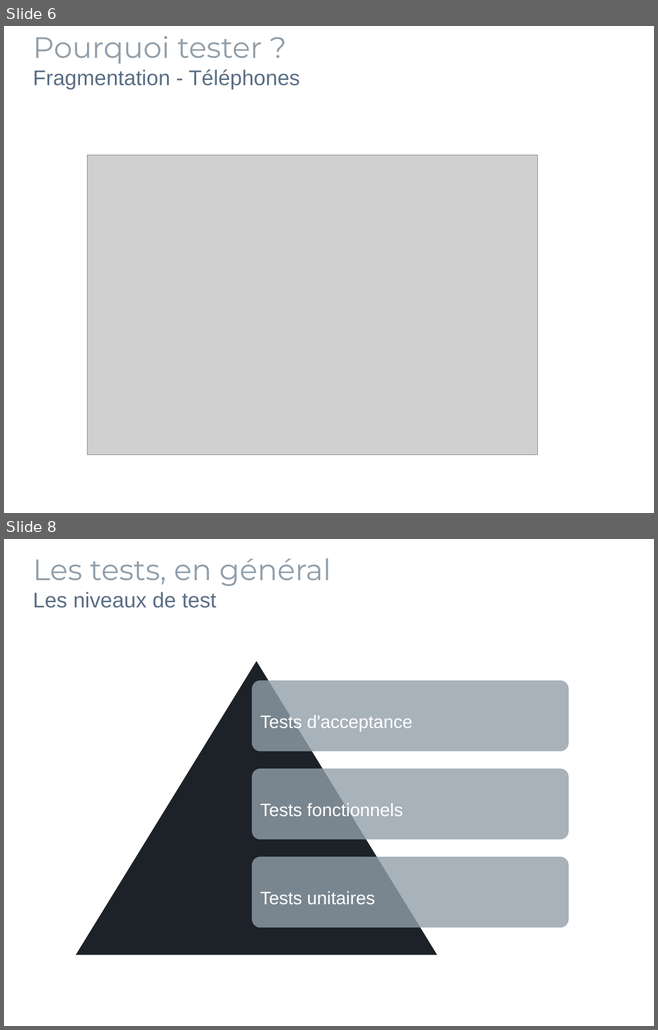
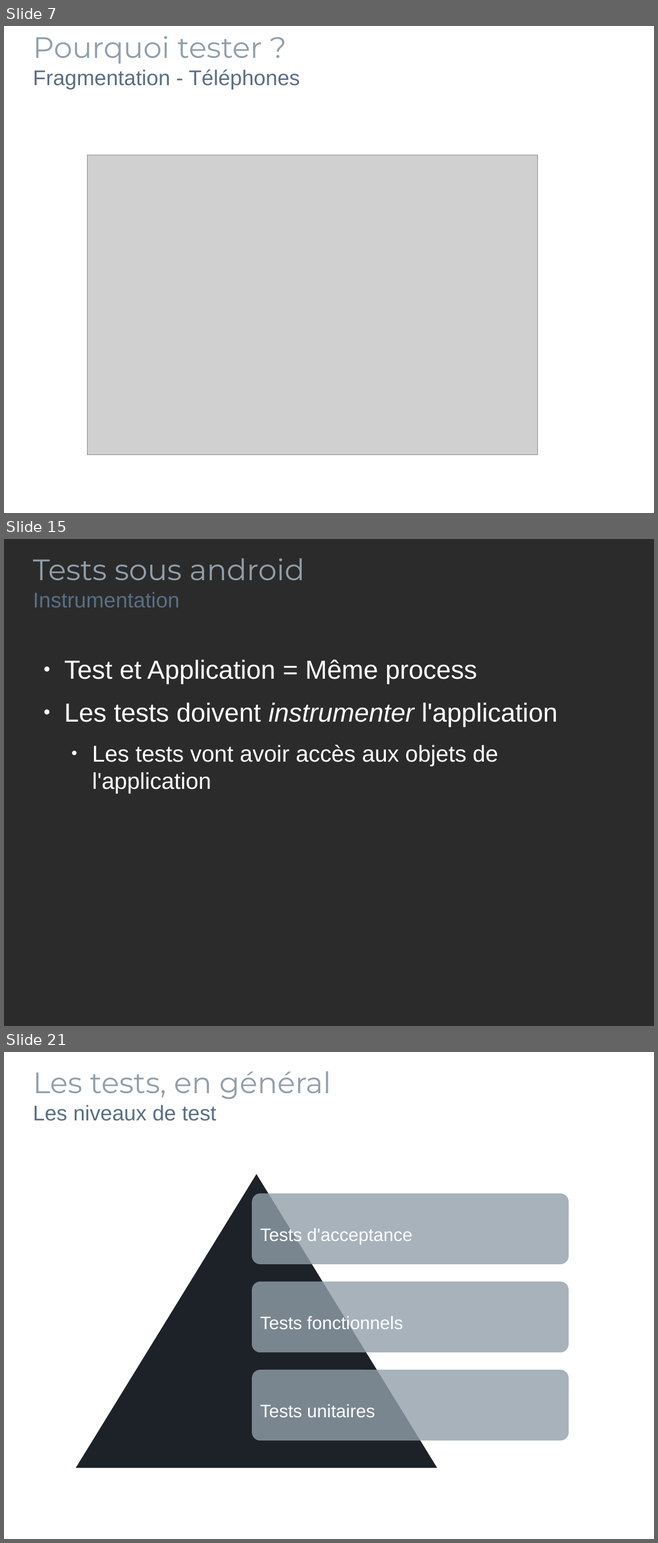
Before and after one commit to pbreault/TestsOnAndroid, a slide deck: Presentation.odp. Shown one above the other, each under a label of ours: slides 6 and 8 before the commit, slides 7, 15 and 21 after it; the slides between them are not shown. The pictures are 658x1030 and 658x1543 pixels, drawn with LibreOffice and Linux fonts; fonts in the diff are those of the drawing; grey boxes stand for pictures; background and template pictures are left out; a plain dark background stands for a picture behind light text. Boxes give left, top, right and bottom in pixels: in the first picture for what was removed or moved away, otherwise in the second. Text is boxed around its words. In the diff, an @@ line names an element or a change of style, - is before the commit and + after.

```diff
--- a/Presentation.odp
+++ b/Presentation.odp
@@ slide 15 added at [4, 539, 654, 1026], background picture (left out) @@
@@ text added at [33, 558, 304, 607], 36 pt, text #919FAA @@
+Tests sous android
+Instrumentation
@@ text added at [64, 660, 557, 794], 32 pt, text #FFFFFF @@
+● Test et Application = Même process
+● Les tests doivent instrumenter l'application
+  ● Les tests vont avoir accès aux objets de l'application
@@ what was slide 6 is now slide 7 @@
@@ what was slide 8 is now slide 21 @@
```
Also in this commit, not shown: 2 slides changed, 12 other slides added, 13 slides removed, 5 other files.
